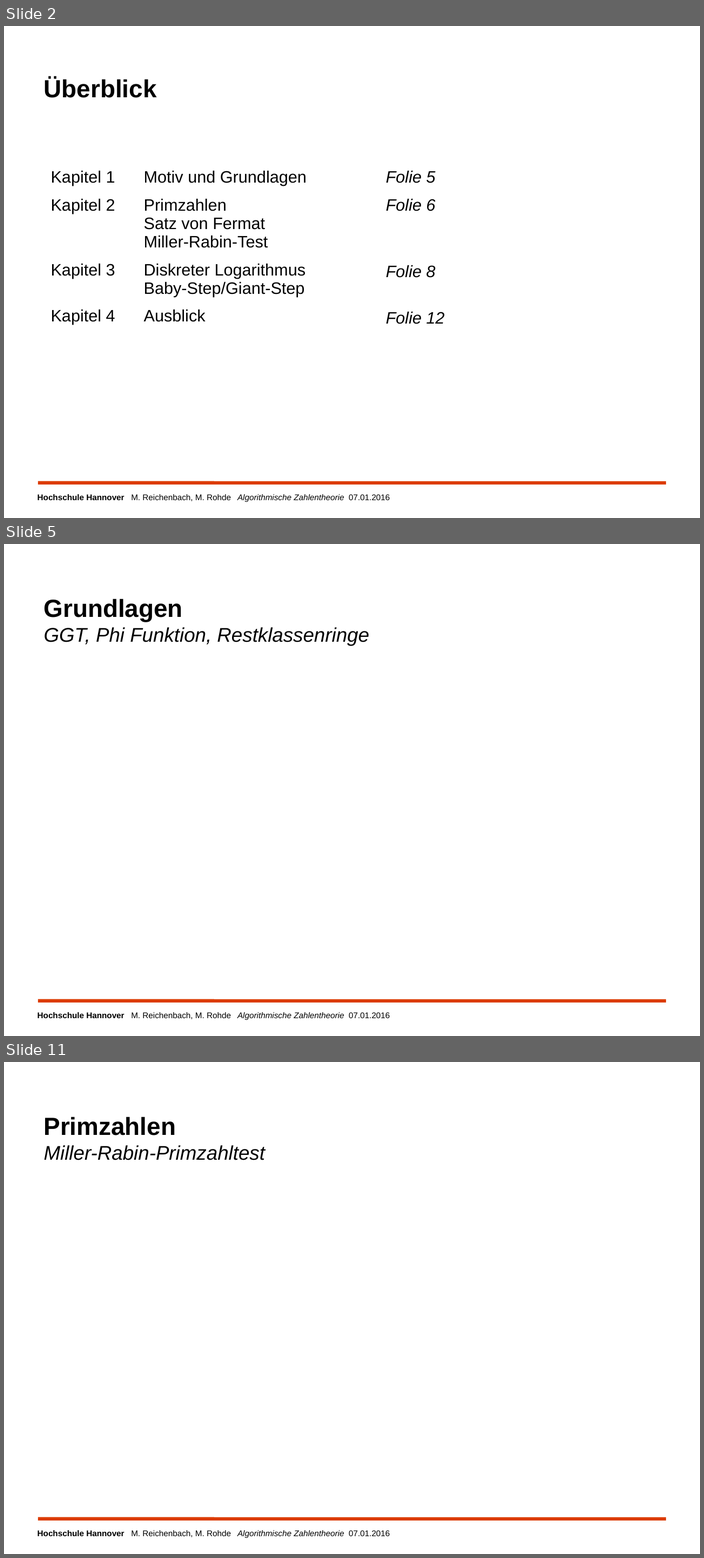
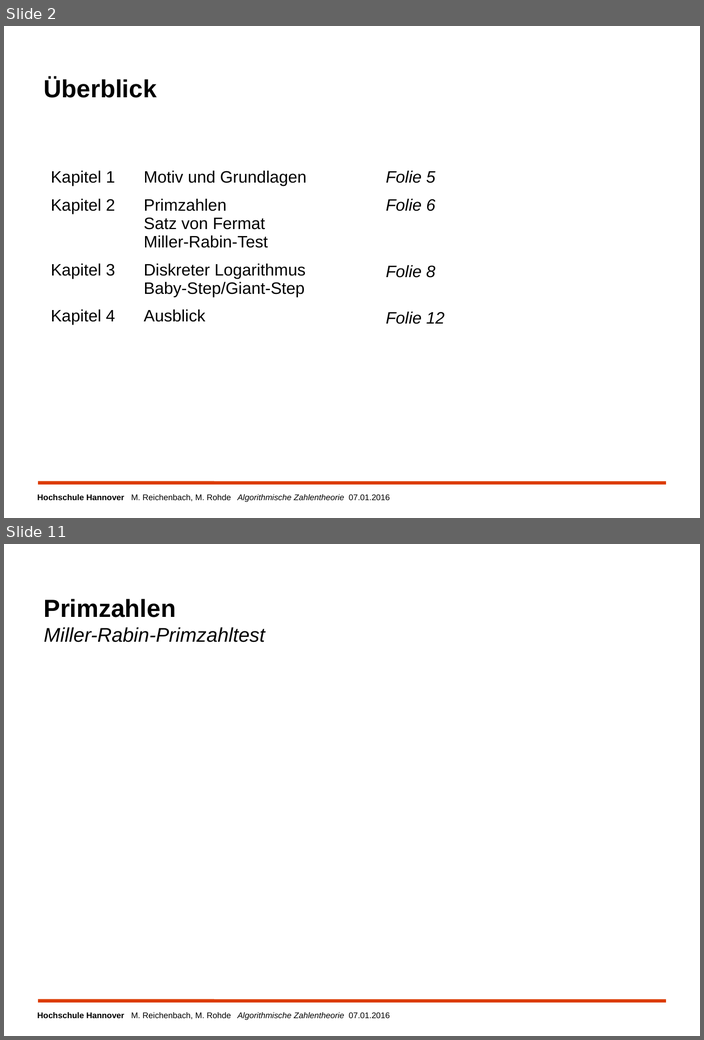
Before and after one commit to MReichenbach/SeminarAK, a slide deck: vortrag/AuKSeminarZahlentheorie.odp. Shown one above the other, each under a label of ours: slides 2, 5 and 11 before the commit, slides 2 and 11 after it; the slides between them are not shown. The pictures are 704x1558 and 704x1040 pixels, drawn with LibreOffice and Linux fonts; fonts in the diff are those of the drawing; background and template pictures are left out. Boxes give left, top, right and bottom in pixels: in the first picture for what was removed or moved away, otherwise in the second. Text is boxed around its words. In the diff, an @@ line names an element or a change of style, - is before the commit and + after.

```diff
--- a/vortrag/AuKSeminarZahlentheorie.odp
+++ b/vortrag/AuKSeminarZahlentheorie.odp
@@ slide 5 removed at (4,544,700,1036), background #FFFFFF; not listed: 2 template elements that a slide beside it also shows @@
@@ title removed at (44,599,369,646) @@
-Grundlagen
-GGT, Phi Funktion, Restklassenringe
```
Also in this commit, not shown: 4 slides changed, 5 slides added, 3 other slides removed, 2 other files.
